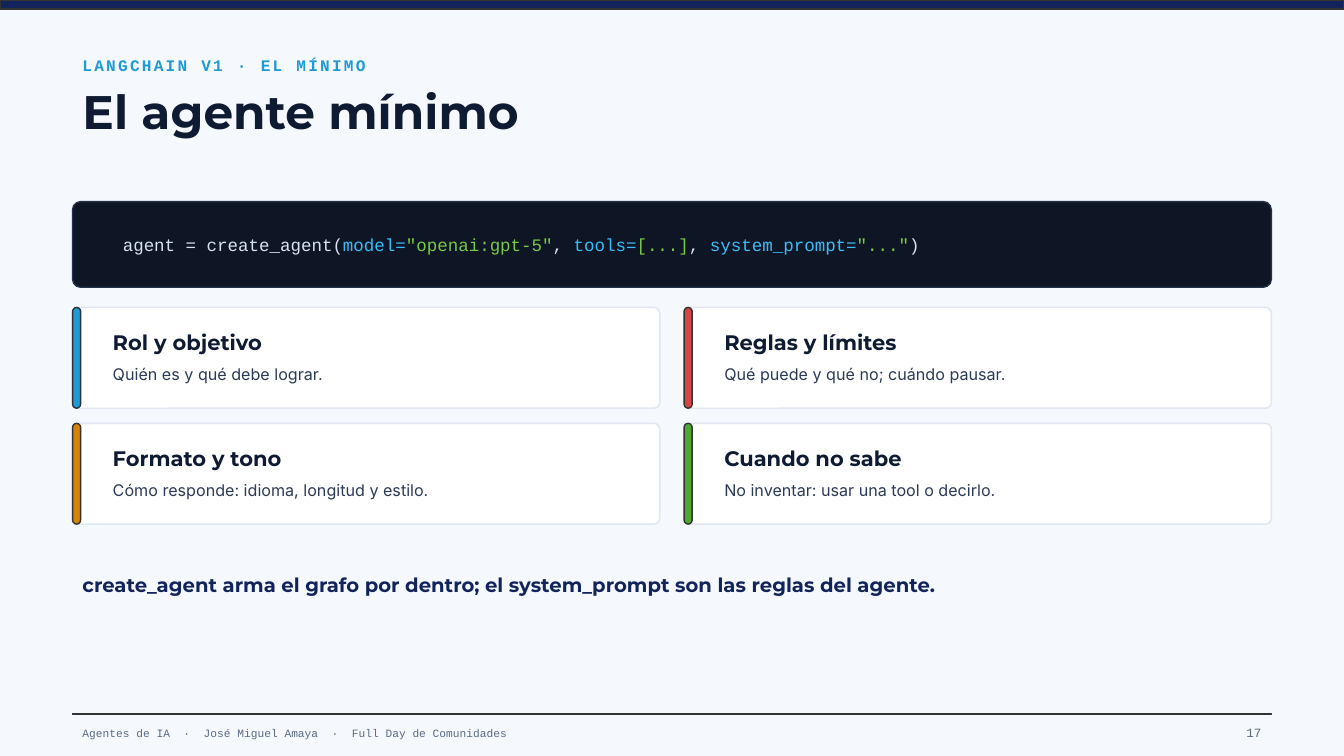
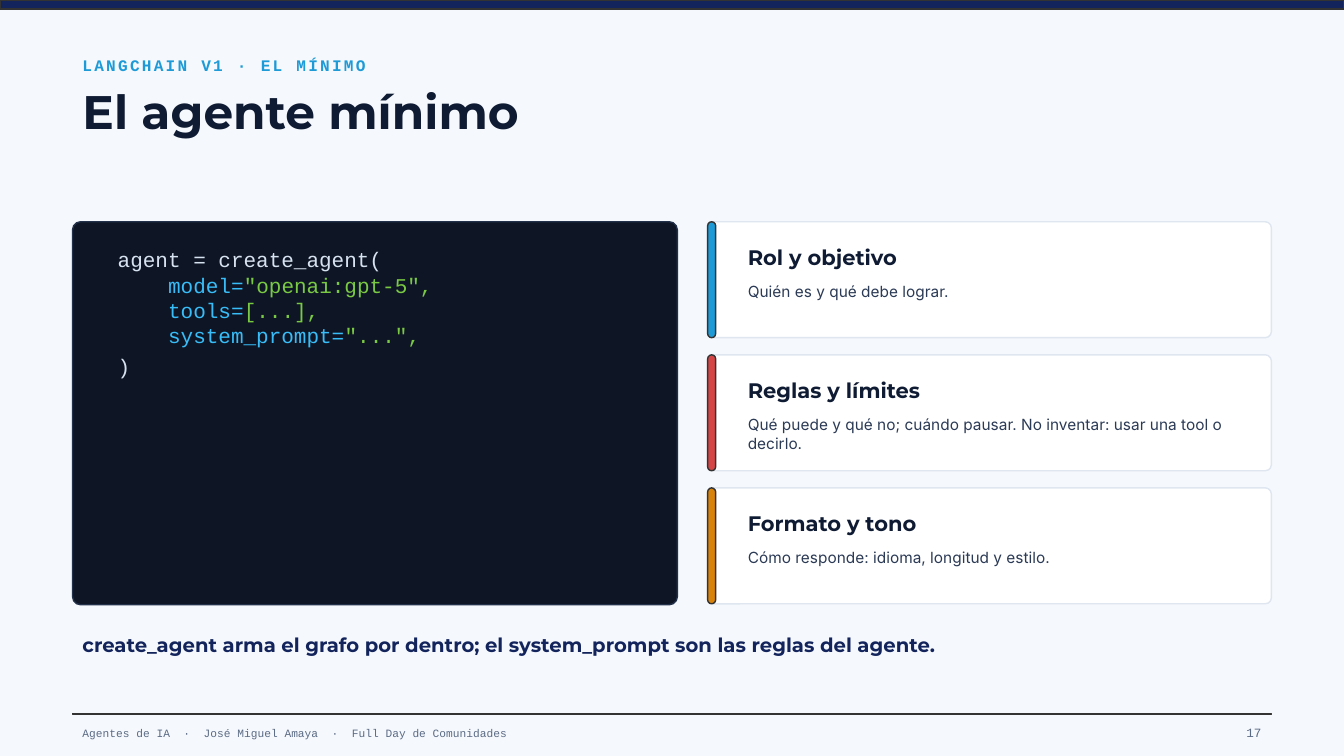
Before and after one commit to joseamaya/joseamaya.github.com, a slide deck: slide 17 of agentes-de-ia/agentes-intro.pptx. Drawn at 1344x756 pixels with LibreOffice and Linux fonts; fonts in the diff are those of the drawing. Boxes give left, top, right and bottom in pixels: in the first picture for what was removed or moved away, otherwise in the second. Text is boxed around its words. In the diff, an @@ line names an element or a change of style, - is before the commit and + after.

Commit message:
Slide 17: larger multi-line code and 3 cards

```diff
--- a/agentes-de-ia/agentes-intro.pptx
+++ b/agentes-de-ia/agentes-intro.pptx
@@ proportions changed in 4 elements at [708, 355, 1271, 471], [708, 222, 1271, 338], [708, 488, 1271, 604], [73, 222, 678, 605] @@
@@ rounded rectangle: place and size @@
-rounded rectangle at [73, 202, 1271, 287]
+rounded rectangle at [73, 222, 678, 605]
@@ rounded rectangle: place and size @@
-rounded rectangle at [73, 308, 660, 408]
+rounded rectangle at [708, 222, 1271, 338]
@@ rounded rectangle: place and size @@
-rounded rectangle at [73, 308, 81, 408]
+rounded rectangle at [708, 222, 716, 338]
@@ text "Rol y objetivo": place and size @@
-text "Rol y objetivo" at [113, 333, 262, 355]
+text "Rol y objetivo" at [748, 248, 897, 270]
@@ text "agent = create_agent( model="openai:gpt-5", tools=[...], ..." at [118, 252, 432, 348]: vertical alignment middle to top @@
@@ text at [118, 252, 432, 348]: text changed; size 12.5 to 15 pt; text colour #38BDF8 to #7AC943 @@
-agent = create_agent(model="openai:gpt-5", tools=[...], system_prompt="...")
+agent = create_agent(
+model="openai:gpt-5",
+tools=[...],
+system_prompt="...",
+)
@@ text "Quién es y qué debe ...": place and size @@
-text "Quién es y qué debe ..." at [113, 367, 322, 384]
+text "Quién es y qué debe ..." at [748, 285, 948, 301]
@@ text "Quién es y qué debe ..." at [748, 285, 948, 301]: size 11.5 to 11 pt @@
@@ rounded rectangle: place and size @@
-rounded rectangle at [685, 308, 1272, 408]
+rounded rectangle at [708, 355, 1271, 471]
@@ rounded rectangle: place and size @@
-rounded rectangle at [685, 308, 693, 408]
+rounded rectangle at [708, 355, 716, 471]
@@ text "Reglas y límites": place and size @@
-text "Reglas y límites" at [724, 333, 896, 355]
+text "Reglas y límites" at [748, 381, 920, 403]
@@ text at [748, 418, 1222, 449]: text changed; size 11.5 to 11 pt @@
-Qué puede y qué no; cuándo pausar.
+Qué puede y qué no; cuándo pausar. No inventar: usar una tool o decirlo.
@@ rounded rectangle removed at [685, 423, 1272, 524] @@
@@ rounded rectangle removed at [685, 423, 693, 524] @@
@@ text removed at [724, 450, 902, 467] @@
-Cuando no sabe
@@ rounded rectangle: place and size @@
-rounded rectangle at [73, 423, 660, 524]
+rounded rectangle at [708, 488, 1271, 604]
@@ rounded rectangle: place and size @@
-rounded rectangle at [73, 423, 81, 524]
+rounded rectangle at [708, 488, 716, 604]
@@ text removed at [724, 484, 995, 496] @@
-No inventar: usar una tool o decirlo.
@@ text "Formato y tono": place and size @@
-text "Formato y tono" at [113, 451, 281, 471]
+text "Formato y tono" at [748, 516, 916, 536]
@@ text "Cómo responde: idioma, longitud y ..." at [748, 551, 1049, 567]: size 11.5 to 11 pt @@
@@ text "Cómo responde: idioma, longitud y ...": place and size @@
-text "Cómo responde: idioma, longitud y ..." at [113, 483, 428, 500]
+text "Cómo responde: idioma, longitud y ..." at [748, 551, 1049, 567]
@@ text "create_agent arma el grafo por ...": place and size @@
-text "create_agent arma el grafo por ..." at [82, 577, 935, 596]
+text "create_agent arma el grafo por ..." at [82, 637, 935, 656]
```
Also in this commit, not shown: 1 other file.
